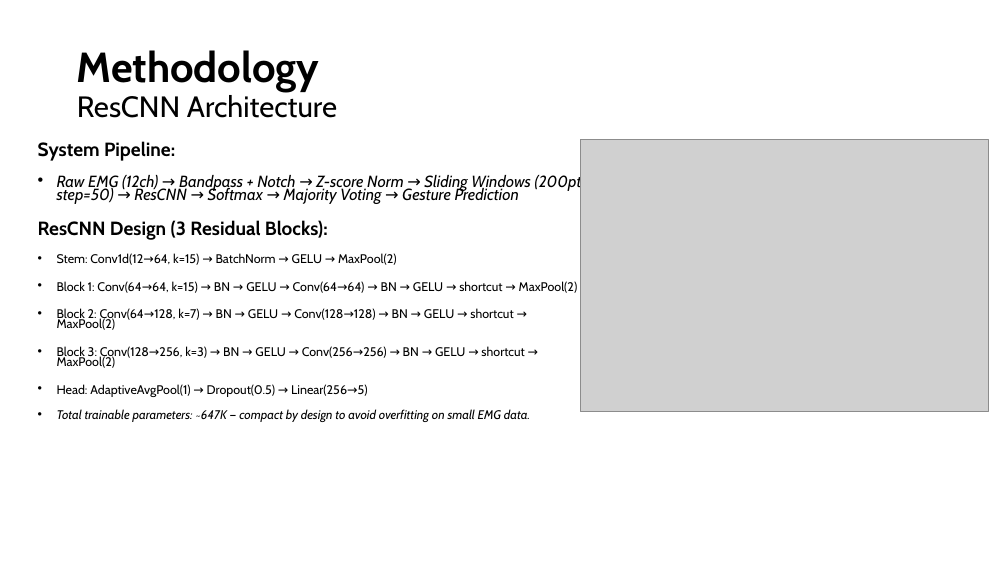
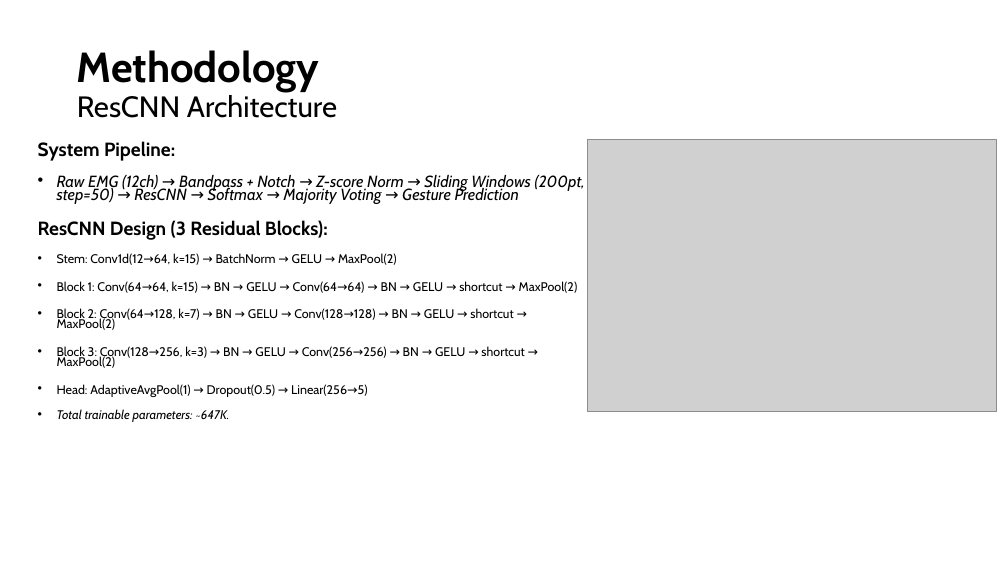
Before and after one commit to Mohammed-Alanazii/CS618-Project, a slide deck: slide 5 of CS618-Data-Efficient-Learning-Mohammed_Alanazi.pptx. Drawn at 1008x567 pixels with LibreOffice and Linux fonts; fonts in the diff are those of the drawing; grey boxes stand for pictures. Boxes give left, top, right and bottom in pixels: in the first picture for what was removed or moved away, otherwise in the second. Text is boxed around its words. In the diff, an @@ line names an element or a change of style, - is before the commit and + after.

```diff
--- a/CS618-Data-Efficient-Learning-Mohammed_Alanazi.pptx
+++ b/CS618-Data-Efficient-Learning-Mohammed_Alanazi.pptx
@@ picture: place and size @@
-picture at [580, 140, 988, 412]
+picture at [588, 140, 996, 412]
@@ text at [57, 409, 230, 422]: text changed @@
-• Total trainable parameters: ~647K — compact by design to avoid overfitting on small EMG data.
+• Total trainable parameters: ~647K.
```
Also in this commit, not shown: 2 other slides changed, 2 other files.
